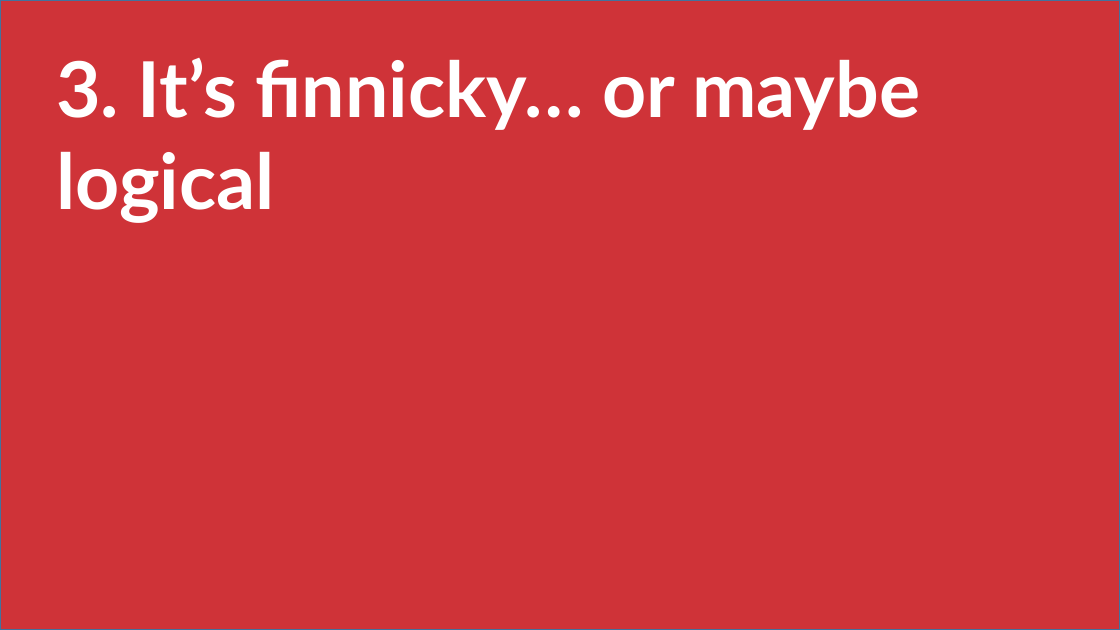
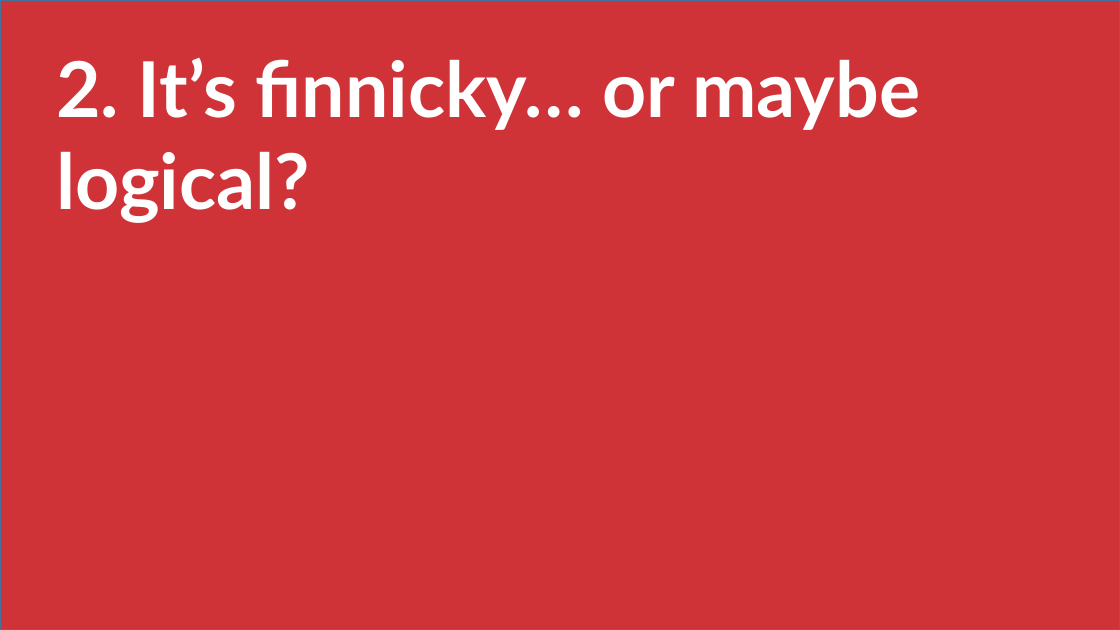
Before and after one commit to stringfestdata/ms-excel-toronto-python, a slide deck: slide 8 of toronto-five-things-excel-python.pptx (slide 7 before the commit). Drawn at 1120x630 pixels with LibreOffice and Linux fonts; fonts in the diff are those of the drawing. Boxes give left, top, right and bottom in pixels: in the first picture for what was removed or moved away, otherwise in the second. Text is boxed around its words. In the diff, an @@ line names an element or a change of style, - is before the commit and + after.

```diff
--- a/toronto-five-things-excel-python.pptx
+++ b/toronto-five-things-excel-python.pptx
@@ text at (x1=56, y1=58, x2=920, y2=223): text changed @@
-3. It’s finnicky… or maybe logical
+2. It’s finnicky… or maybe logical?
```
Also in this commit, not shown: 4 other slides changed, 8 slides added, 17 slides removed, 3 other files.
